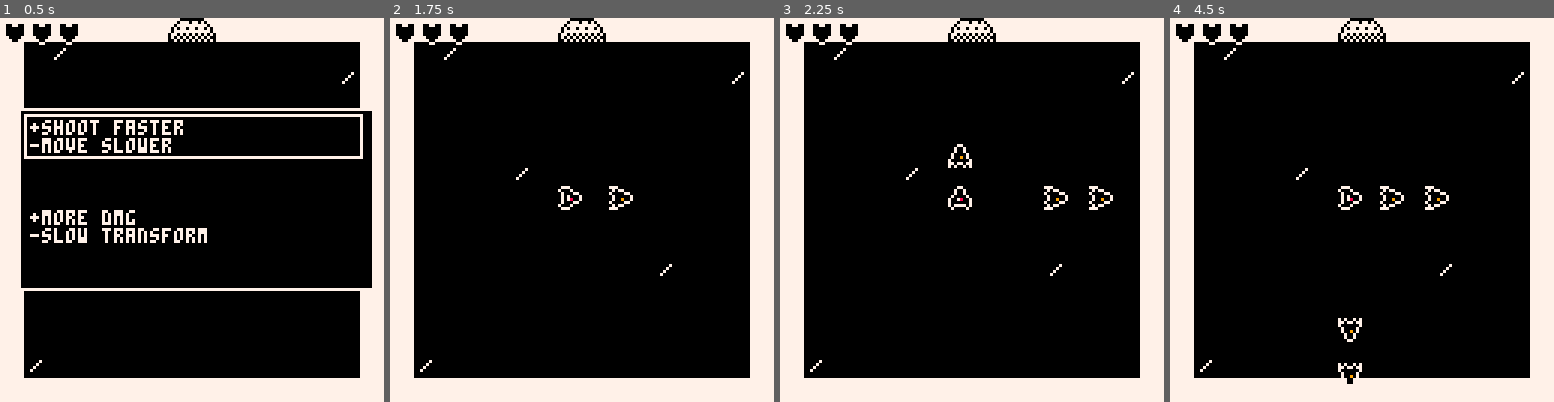
Above: before the commit, frames 1-4 (left to right).
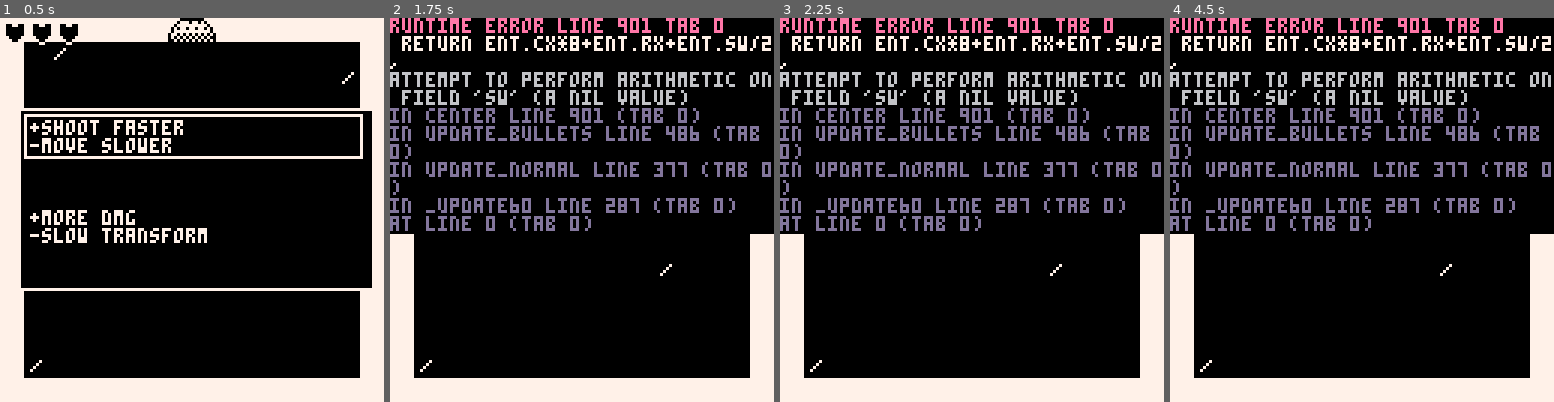
Above: after the commit, the same moments.

Repository: dresseswithpockets/bitjam3
Game: PICO-8 cartridge game.p8
The game is run twice, just before and just after one commit, with the same random seed, the same clock (stepped at 60 frames per second) and the same inputs.
Inputs:
- Up to frame 1 (0.5 s): tap X (X key) at 0.33 s
- Up to frame 2 (1.75 s): tap O (Z key) at 0.7, 1.7 s; tap X (X key) at 1.07 s; hold Right from 1.6 s (still down)
- Up to frame 3 (2.25 s): tap X (X key) at 1.85 s; release Right at 2.1 s; tap O (Z key) at 2.1 s; hold Up from 2.15 s (still down)
- Up to frame 4 (4.5 s): release Up at 2.42 s; hold Right 2.47-3.03 s; tap O (Z key) every 0.4 s from 2.5 to 4.1 s; tap X (X key) at 2.97, 4.08 s; hold Left 3.08-3.58 s; hold Down 3.63-3.97 s; hold Right from 4.02 s (still down)

Frame 1 is identical in both runs. In frame 2, 20% of the frame differs, in the area x 0-100%, y 0-57%; in frame 3, 21%; in frame 4, 21%, in the area x 0-100%, y 0-96%.
Error after the commit: runtime error line 901 tab 0; return ent.cx*8+ent.rx+ent.sw/2,; attempt to perform arithmetic on field 'sw' (a nil value)

Commit message:
add boss stage 1 and fix bullet collisions with player

Diff:
--- a/game.p8
+++ b/game.p8
@@ -211,6 +211,9 @@
   -- tile fraction [0, 8]
   rx=0,ry=0,
 
+  -- sprite width/height
+  sw=8,sh=8,
+
   -- velocity
   dx=0,dy=0,
 
@@ -218,7 +221,7 @@
   sh_x=0,sh_y=-1,
 
   -- collision
-  radius=4,
+  radius=1,
   ox=0.5,oy=0.5,
   w=7,h=7,
 
@@ -484,9 +487,9 @@
  for i=#bullets,1,-1 do
   local bullet=bullets[i]
   local bx,by=center(bullet)
-  if bx<-64 or
+  if bx<0 or
     bx>256 or
-    by<-64 or
+    by<0 or
     by>256 then
    -- too far away, remove
    deli(bullets,i)
@@ -593,6 +596,7 @@
   ply.flip_x,ply.flip_y)
  local px,py=center(ply)
  pset(px,py,8)
+ circ(px,py,ply.radius,11)
 end
 
 function draw_bullets()
@@ -854,7 +858,7 @@
  -- 179 is the smallest amount we
  -- can square (e.g. in a sqrdist check)
  -- before overflowing in p8
- a=a or 179
+ a=a or 127
  return abs(x2-x1)<=a and abs(y2-y1)<=a
 end
 
@@ -897,8 +901,8 @@
 end
 
 function center(ent)
- return ent.cx*8+ent.rx+4,
-  ent.cy*8+ent.ry+4
+ return ent.cx*8+ent.rx+ent.sw/2,
+  ent.cy*8+ent.ry+ent.sh/2
 end
 
 function clamp_scroll_to_room()
@@ -955,7 +959,7 @@
   update=b_multi_update,
   collides=b_multi_collides,
   draw=b_multi_draw,
-  radius=6,
+  radius=3,
   team=team,
   rate_mult=1,
   dmg_mult=1,
@@ -995,7 +999,7 @@
 function b_multi_collides(self, ent)
  local ex,ey=center(ent)
  for _,bul in ipairs(self.buls) do
-  if check_dist(ex,ey,bul.cx,bul.cx) then
+  if check_dist(ex,ey,bul.cx,bul.cy) then
 	  local dist=sqrdist(ex,ey,bul.cx,bul.cy)
 	  local min_rad=self.radius+ent.radius
 	  if dist<min_rad*min_rad then
@@ -1014,9 +1018,11 @@
    bul.sx,bul.sy,
    self.sw,self.sh)
   pset(bul.cx,bul.cy,9)
+  circ(bul.cx,bul.cy,self.radius,8)
  end
  local bx,by=center(self)
  pset(bx,by,9)
+ circ(bx,by,self.radius,8)
 end
 
 function b_seeker(cx,cy,rx,ry,dir_x,dir_y,target,spd,team,life_time)
@@ -1166,6 +1172,7 @@
   lut[2], lut[3])
  local bx,by=center(self)
  pset(bx,by,9)
+ circ(bx,by,self.radius,8)
 end
 -->8
 -- floor plan presets
@@ -1497,13 +1504,13 @@
 -- enemies
 
 function e_walker(cx,cy)
- self={
+ local self={
   cx=cx,cy=cy,
   rx=0,ry=0,
   dx=0,dy=0,
   -- drawing
-  spr=39,
-  sw=2,sh=2,
+  sx=56,sy=16,
+  sw=16,sh=16,
   -- collision
   radius=13,
   ox=1.5,oy=1.5,
@@ -1532,14 +1539,14 @@
 end
 
 function e_jumper(cx,cy)
- self={
+ local self={
   cx=cx,cy=cy,
   rx=0,ry=0,
   dx=0,dy=0,
   -- drawing
   -- spr can be either 5 or 6
-  spr=5+flr(rnd()),
-  sw=1,sh=1,
+  sx=8*(5+flr(rnd())),sy=0,
+  sw=8,sh=8,
   -- collision
   radius=2,
   ox=2,oy=2,
@@ -1600,13 +1608,13 @@
 function e_heavy(cx,cy)
  local state_normal=0
  local state_waitshoot=1
- self={
+ local self={
   cx=cx,cy=cy,
   rx=0,ry=0,
   dx=0,dy=0,
   -- drawing
-  spr=7,
-  sw=2,sh=2,
+  sx=56,sy=0,
+  sw=16,sh=16,
   -- collision
   radius=4,
   ox=4,oy=4,
@@ -1634,6 +1642,7 @@
   shot_count=5,
   shot_start_radius=8,
   shot_life=15,
+  shot_spd=2.25,
  }
 
  self.next_shot_timer=0
@@ -1696,37 +1705,124 @@
 	 end
  end
 
- self.shoot_ply=function(self)
-  local cx,cy=center(self)
+ self.shoot_ply=e_shoot_ply(self)
+ self.draw=e_draw_func(self)
+ self.dmg=e_dmg_func(self)
+
+ return self
+end
+
+function lerp(a,b,t)
+	return a+(b-a)*t
+end
+
+function e_boss_lilguy(cx,cy)
+ local self={
+  cx=cx,cy=cy,
+  rx=0,ry=0,
+  -- drawing
+  sx=88,sy=16,
+  sw=16,sh=16,
+  -- collision
+  radius=13,
+  ox=1.5,oy=1.5,
+  w=13,h=13,
+
+  health=500,
+
+  -- lilguy
+  -- left-right movement
+  bound_l=8,
+  bound_r=104,
+  tx_time_min=12,
+  tx_time_max=120,
+  -- firing
+  shot_arc=0.2,
+  shot_count=3,
+  shot_start_radius=1,
+  shot_life=0,
+  shot_spd=0.6,
+  shot_fac=b_multi,
+  shoot_timer=80,
+  shoot_time=90,
+ }
+
+ self.last_tx,_=center(self)
+ self.next_tx=rnd(self.bound_r-self.bound_l)+self.bound_l
+ self.tx_time=flr(rnd(self.tx_time_max-self.tx_time_min)+self.tx_time_min)
+ self.tx_timer=self.tx_time
+
+ function self.update()
+  local x=lerp(
+   self.next_tx,
+   self.last_tx,
+   self.tx_timer/self.tx_time)
+  self.cx=x\8
+  self.rx=x%8
+  self.tx_timer-=1
+  if self.tx_timer==0 then
+   self.last_tx=self.next_tx
+   self.next_tx=rnd(self.bound_r-self.bound_l)+self.bound_l
+   self.tx_time=flr(rnd(self.tx_time_max-self.tx_time_min)+self.tx_time_min)
+   self.tx_timer=self.tx_time
+  end
+  self.shoot_timer-=1
+  if self.shoot_timer==0 then
+   self:shoot_ply()
+   self.shoot_timer=self.shoot_time
+  end
+	 local px,py=center(ply)
+	 local ex,ey=center(self)
+	 if aabb(self,ply) then
+	  dmg_ply()
+	 end
+ end
+
+ self.shoot_ply=e_shoot_ply(self)
+ self.draw=e_draw_func(self)
+ self.dmg=e_dmg_func(self)
+
+ return self
+end
+
+function shoot_multi(cx,cy,tx,ty,dx,dy,arc,n,r,lt,spd,b_fac)
+ b_fac=b_fac or b_linear
+ dx,dy=rotate(dx,dy,0,0,-arc/2)
+ local bul_arc=arc/(n+1)
+ for i=1,n do
+  dx,dy=rotate(dx,dy,0,0,bul_arc)
+  local bx=cx+dx*r
+  local by=cy+dy*r
+  local bcx=bx\8
+  local bcy=by\8
+  local brx=bx%8
+  local bry=by%8
+  local bullet=b_fac(
+   bcx,bcy,
+   brx,bry,
+   dx*spd, dy*spd,
+   t_enemy,
+   lt)
+  bullet.base_spr=3
+  bullet.use_spr_lut=false
+  add(bullets,bullet)
+ end
+end
+
+function e_shoot_ply(e)
+ return function()
+  local cx,cy=center(e)
   local px,py=center(ply)
   local dx,dy=dirto(cx,cy,px,py)
-  dx,dy=rotate(dx,dy,0,0,-self.shot_arc/2)
-  local bul_arc=self.shot_arc/(self.shot_count+1)
-  for i=1,self.shot_count do
-	  dx,dy=rotate(dx,dy,0,0,bul_arc)
-
-	  local bx=cx+dx*self.shot_start_radius
-	  local by=cy+dy*self.shot_start_radius
-	  local bcx=bx\8
-	  local bcy=by\8
-	  local brx=bx%8
-	  local bry=by%8
-	  local bullet=b_linear(
-    bcx,bcy,
-    brx,bry,
-	   dx*2.25, dy*2.25,
-	   t_enemy,
-	   self.shot_life)
-	  bullet.base_spr=3
-	  bullet.use_spr_lut=false
-	  add(bullets,bullet)
-	 end
- end
-
- self.draw=e_draw_func(self)
- self.dmg=e_dmg_func(self)
-
- return self
+  shoot_multi(
+  	cx,cy,tx,ty,dx,dy,
+  	e.shot_arc,
+  	e.shot_count,
+  	e.shot_start_radius,
+  	e.shot_life,
+  	e.shot_spd,
+  	e.shot_fac)
+ end
 end
 
 function e_draw_func(e)
@@ -1734,8 +1830,9 @@
   local x=flr(entx(e))+0.5
 	 local y=flr(enty(e))+0.5
 	 local flip_x=x<entx(ply)
-	 spr(
-	 	e.spr,
+	 sspr(
+	 	e.sx,e.sy,
+	 	e.sw,e.sh,
 	 	x,y,
 	 	e.sw,e.sh,
 	 	flip_x,false)
@@ -1750,7 +1847,7 @@
 end
 
 bosses={
- e_heavy,
+ e_boss_lilguy,
 }
 __gfx__
 66666666666776666666777666777666677667766666666676666667667666666666676666666666666666666666666666666666666666666666666666666666
@@ -1771,13 +1868,13 @@
 77777777000000000000000000707070707070706666600007777707666677666677666666667767677666666666677677766666666677666776666666666666
 66677666666667767776666666666666666666666666666666666666666666777766666666666666667666666666666666666666666666666666666666666666
 66700766666670077007666666666666666666666666666666666666666667000076666666666666676677666666677777666666666666666666666666666666
-66700766677700767000777666666666666666666666666666666666666670000076666666666777666666766667777777766666666666666666666666666666
-66700766700000076700000766666666666666666666666666666666666700000076666666667007777666666677777707776666666666666666666666666666
-67000076700000076670007766666666666666666666666666666666666707000007666666670007770767666677777007776666666666666666666666666666
-70000007677700766670076666666666666666666666666666666666667077700700776666670000700766766707000000076666666666666666666666666666
-70700707666670076670766666666666666666666666666666666666667070700770007666670700000766667777070007777666666666666666666666666666
-67677676666667766667766666666666666666666666666666666666667070700070007666670007070766667767077000000766666666666666666666666666
-66677666666667777776666666666666666666666666666666666666670007700077700766670077000766666767000077777766666666666666666666666666
+66700766677700767000777666666666666666666666666666666666666670000076666666666777666666766666777777776666666666666666666666666666
+66700766700000076700000766666666666666666666666666666666666700000076666666667007777666666667770777777666666666666666666666666666
+67000076700000076670007766666666666666666666666666666666666707000007666666670007770767666667770077777666666666666666666666666666
+70000007677700766670076666666666666666666666666666666666667077700700776666670000700766766667000000070766666666666666666666666666
+70700707666670076670766666666666666666666666666666666666667070700770007666670700000766666677770007077776666666666666666666666666
+67677676666667766667766666666666666666666666666666666666667070700070007666670007070766666700000077076776666666666666666666666666
+66677666666667777776666666666666666666666666666666666666670007700077700766670077000766666777777000076766666666666666666666666666
 66700766666770767007766666666666666666666666666666666666670000007000000766667077707666666666700000766666666666666666666666666666
 66700766677000077000077666666666666666666666666666666666700000007700000766670777770766666667077077076666666666666666666666666666
 67000076700000766700000766666666666666666666666666666666700000077770000766770070700776666677000700077666666666666666666666666666
Not shown, changed: todo
